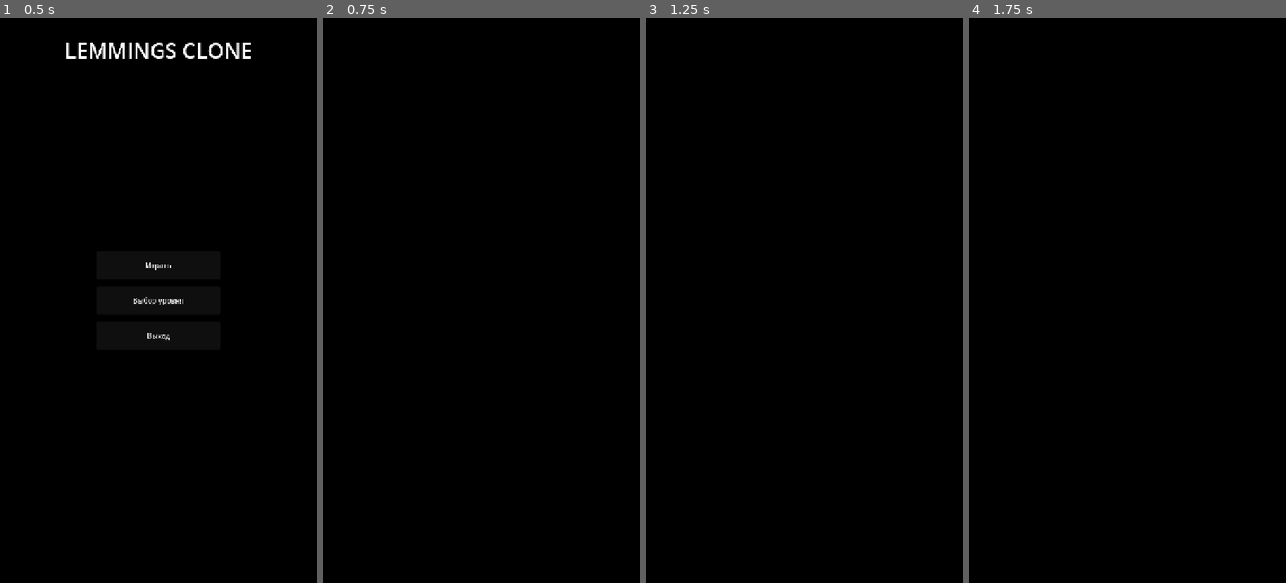
Above: before the commit, frames 1-4 (left to right).
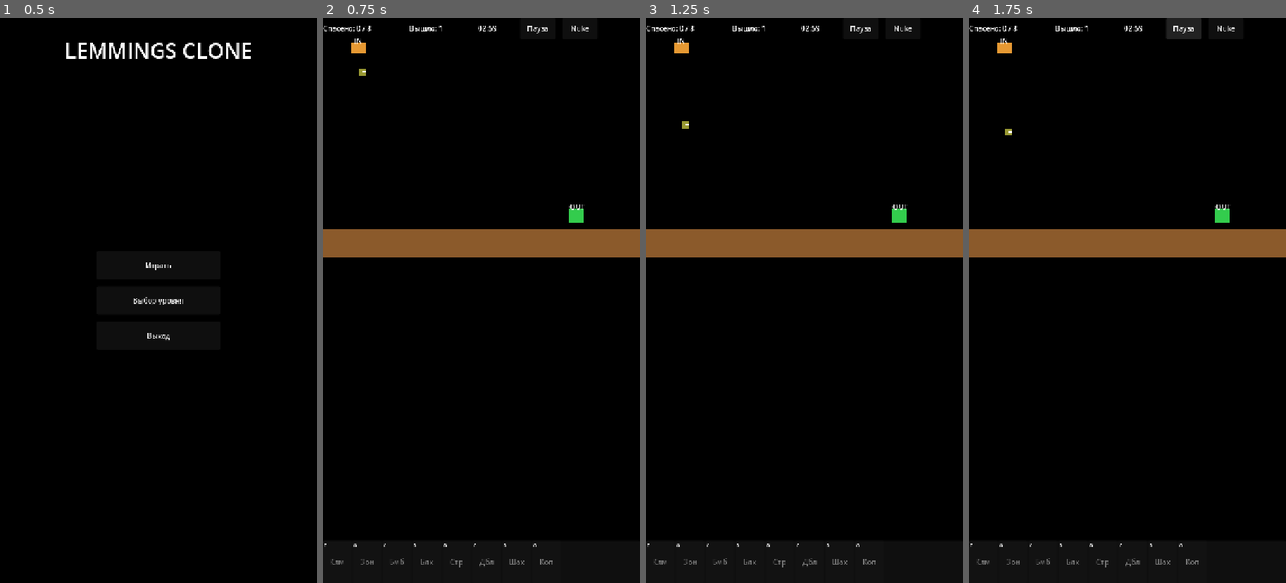
Above: after the commit, the same moments.

Repository: romkoval/lemmings
Game: Godot game, scene res://scenes/menu/main_menu.tscn
Same seed, same stepped clock (60 frames per second), same inputs: the game is played once before the commit and once after it.
Inputs (mouse positions are in pixels of both pictures, inside the frame that each line leads up to):
- Up to frame 1 (0.5 s): no input
- Up to frame 2 (0.75 s): click "Играть" at 0.5 s
- Up to frame 3 (1.25 s): no input
- Up to frame 4 (1.75 s): click (1184, 29) at 1.25 s, where only the run after the commit has a clickable "Пауза"

Frame 1 is identical in both runs. In frame 2, 5.8% of the frame differs, in the area x 0-100%, y 1-98%; in frame 3, 5.8%; in frame 4, 6.1%, in the area x 0-100%, y 0-98%.
Error before the commit: Parse Error: Invalid argument for "assign_skill()" function: argument 1 should be "Node" but is "BaseSkill". (res://managers/skill_manager.gd:52)

Commit message:
feat: Phase 6 — 5 Fun levels (Just Walk, Dig Here, Build Bridge, Climb and Float, Use Everything)
ProceduralLevel reads level data from JSON (terrain rects, steel rects, skill
counts, entrance/exit). Each level has a .json (metadata + layout) and .tscn
(scene wiring tileset+entrance+exit). Also removes shadowed SKILL_NAME constants
in skill subclasses (was breaking class compile after 4.3 reimport) and relaxes
Lemming.assign_skill typing to allow RefCounted skills.

Co-Authored-By: Claude Opus 4.7 (1M context) <noreply@anthropic.com>

Diff:
--- a/entities/lemming.gd
+++ b/entities/lemming.gd
@@ -35,7 +35,7 @@
 var is_floater: bool = false
 var is_climber: bool = false
 var bomb_timer: float = 0.0
-var active_skill_node: Node = null
+var active_skill_node: RefCounted = null
 var lemming_id: int = -1
 
 @onready var body_visual: ColorRect = $Body
@@ -180,7 +180,7 @@
 	_update_visual()
 
 
-func assign_skill(skill: Node) -> bool:
+func assign_skill(skill) -> bool:
 	if skill == null:
 		return false
 	if not skill.has_method("can_apply") or not skill.can_apply(self):
--- /dev/null
+++ b/levels/fun/level_01.json
@@ -0,0 +1,27 @@
+{
+  "id": "fun_01",
+  "name": "Just Walk",
+  "difficulty": "fun",
+  "number": 1,
+  "save_required": 8,
+  "total_lemmings": 10,
+  "time_limit": 180,
+  "release_rate": 50,
+  "skill_counts": {
+    "climber": 0,
+    "floater": 0,
+    "bomber": 0,
+    "blocker": 0,
+    "builder": 0,
+    "basher": 0,
+    "miner": 0,
+    "digger": 0
+  },
+  "entrance_pos": [80, 64],
+  "entrance_direction": 1,
+  "exit_pos": [560, 432],
+  "terrain_rects": [
+    {"x": 0, "y": 30, "w": 45, "h": 4}
+  ],
+  "steel_rects": []
+}
--- /dev/null
+++ b/levels/fun/level_01.tscn
@@ -0,0 +1,26 @@
+[gd_scene load_steps=5 format=3 uid="uid://b1lvlfun010000"]
+
+[ext_resource type="Script" path="res://scenes/game/procedural_level.gd" id="1_script"]
+[ext_resource type="TileSet" path="res://assets/tilesets/main_tileset.tres" id="2_tileset"]
+[ext_resource type="PackedScene" path="res://entities/entrance.tscn" id="3_entrance"]
+[ext_resource type="PackedScene" path="res://entities/exit.tscn" id="4_exit"]
+
+[node name="Level" type="Node2D"]
+script = ExtResource("1_script")
+data_path = "res://levels/fun/level_01.json"
+
+[node name="TileMap" type="TileMap" parent="."]
+tile_set = ExtResource("2_tileset")
+format = 2
+layer_0/name = "terrain"
+layer_0/enabled = true
+layer_0/tile_data = PackedInt32Array()
+layer_1/name = "steel"
+layer_1/enabled = true
+layer_1/tile_data = PackedInt32Array()
+
+[node name="Entrance" parent="." instance=ExtResource("3_entrance")]
+position = Vector2(80, 64)
+
+[node name="LevelExit" parent="." instance=ExtResource("4_exit")]
+position = Vector2(560, 432)
--- /dev/null
+++ b/levels/fun/level_02.json
@@ -0,0 +1,30 @@
+{
+  "id": "fun_02",
+  "name": "Dig Here",
+  "difficulty": "fun",
+  "number": 2,
+  "save_required": 7,
+  "total_lemmings": 10,
+  "time_limit": 240,
+  "release_rate": 40,
+  "skill_counts": {
+    "climber": 0,
+    "floater": 0,
+    "bomber": 0,
+    "blocker": 0,
+    "builder": 0,
+    "basher": 0,
+    "miner": 0,
+    "digger": 5
+  },
+  "entrance_pos": [80, 64],
+  "entrance_direction": 1,
+  "exit_pos": [240, 432],
+  "terrain_rects": [
+    {"x": 0, "y": 6, "w": 45, "h": 20},
+    {"x": 0, "y": 30, "w": 45, "h": 4}
+  ],
+  "steel_rects": [
+    {"x": 0, "y": 30, "w": 45, "h": 4}
+  ]
+}
--- /dev/null
+++ b/levels/fun/level_02.tscn
@@ -0,0 +1,26 @@
+[gd_scene load_steps=5 format=3 uid="uid://b1lvlfun020000"]
+
+[ext_resource type="Script" path="res://scenes/game/procedural_level.gd" id="1_script"]
+[ext_resource type="TileSet" path="res://assets/tilesets/main_tileset.tres" id="2_tileset"]
+[ext_resource type="PackedScene" path="res://entities/entrance.tscn" id="3_entrance"]
+[ext_resource type="PackedScene" path="res://entities/exit.tscn" id="4_exit"]
+
+[node name="Level" type="Node2D"]
+script = ExtResource("1_script")
+data_path = "res://levels/fun/level_02.json"
+
+[node name="TileMap" type="TileMap" parent="."]
+tile_set = ExtResource("2_tileset")
+format = 2
+layer_0/name = "terrain"
+layer_0/enabled = true
+layer_0/tile_data = PackedInt32Array()
+layer_1/name = "steel"
+layer_1/enabled = true
+layer_1/tile_data = PackedInt32Array()
+
+[node name="Entrance" parent="." instance=ExtResource("3_entrance")]
+position = Vector2(80, 64)
+
+[node name="LevelExit" parent="." instance=ExtResource("4_exit")]
+position = Vector2(240, 432)
--- /dev/null
+++ b/levels/fun/level_03.json
@@ -0,0 +1,28 @@
+{
+  "id": "fun_03",
+  "name": "Build Bridge",
+  "difficulty": "fun",
+  "number": 3,
+  "save_required": 6,
+  "total_lemmings": 8,
+  "time_limit": 300,
+  "release_rate": 40,
+  "skill_counts": {
+    "climber": 0,
+    "floater": 0,
+    "bomber": 0,
+    "blocker": 0,
+    "builder": 6,
+    "basher": 0,
+    "miner": 0,
+    "digger": 0
+  },
+  "entrance_pos": [80, 64],
+  "entrance_direction": 1,
+  "exit_pos": [560, 240],
+  "terrain_rects": [
+    {"x": 0, "y": 8, "w": 14, "h": 1},
+    {"x": 32, "y": 16, "w": 13, "h": 18}
+  ],
+  "steel_rects": []
+}
--- /dev/null
+++ b/levels/fun/level_03.tscn
@@ -0,0 +1,26 @@
+[gd_scene load_steps=5 format=3 uid="uid://b1lvlfun030000"]
+
+[ext_resource type="Script" path="res://scenes/game/procedural_level.gd" id="1_script"]
+[ext_resource type="TileSet" path="res://assets/tilesets/main_tileset.tres" id="2_tileset"]
+[ext_resource type="PackedScene" path="res://entities/entrance.tscn" id="3_entrance"]
+[ext_resource type="PackedScene" path="res://entities/exit.tscn" id="4_exit"]
+
+[node name="Level" type="Node2D"]
+script = ExtResource("1_script")
+data_path = "res://levels/fun/level_03.json"
+
+[node name="TileMap" type="TileMap" parent="."]
+tile_set = ExtResource("2_tileset")
+format = 2
+layer_0/name = "terrain"
+layer_0/enabled = true
+layer_0/tile_data = PackedInt32Array()
+layer_1/name = "steel"
+layer_1/enabled = true
+layer_1/tile_data = PackedInt32Array()
+
+[node name="Entrance" parent="." instance=ExtResource("3_entrance")]
+position = Vector2(80, 64)
+
+[node name="LevelExit" parent="." instance=ExtResource("4_exit")]
+position = Vector2(560, 240)
--- /dev/null
+++ b/levels/fun/level_04.json
@@ -0,0 +1,30 @@
+{
+  "id": "fun_04",
+  "name": "Climb and Float",
+  "difficulty": "fun",
+  "number": 4,
+  "save_required": 5,
+  "total_lemmings": 10,
+  "time_limit": 300,
+  "release_rate": 30,
+  "skill_counts": {
+    "climber": 5,
+    "floater": 5,
+    "bomber": 0,
+    "blocker": 0,
+    "builder": 0,
+    "basher": 0,
+    "miner": 0,
+    "digger": 0
+  },
+  "entrance_pos": [80, 64],
+  "entrance_direction": 1,
+  "exit_pos": [560, 96],
+  "terrain_rects": [
+    {"x": 0, "y": 8, "w": 12, "h": 22},
+    {"x": 30, "y": 8, "w": 15, "h": 1},
+    {"x": 30, "y": 8, "w": 1, "h": 22},
+    {"x": 0, "y": 30, "w": 45, "h": 4}
+  ],
+  "steel_rects": []
+}
--- /dev/null
+++ b/levels/fun/level_04.tscn
@@ -0,0 +1,26 @@
+[gd_scene load_steps=5 format=3 uid="uid://b1lvlfun040000"]
+
+[ext_resource type="Script" path="res://scenes/game/procedural_level.gd" id="1_script"]
+[ext_resource type="TileSet" path="res://assets/tilesets/main_tileset.tres" id="2_tileset"]
+[ext_resource type="PackedScene" path="res://entities/entrance.tscn" id="3_entrance"]
+[ext_resource type="PackedScene" path="res://entities/exit.tscn" id="4_exit"]
+
+[node name="Level" type="Node2D"]
+script = ExtResource("1_script")
+data_path = "res://levels/fun/level_04.json"
+
+[node name="TileMap" type="TileMap" parent="."]
+tile_set = ExtResource("2_tileset")
+format = 2
+layer_0/name = "terrain"
+layer_0/enabled = true
+layer_0/tile_data = PackedInt32Array()
+layer_1/name = "steel"
+layer_1/enabled = true
+layer_1/tile_data = PackedInt32Array()
+
+[node name="Entrance" parent="." instance=ExtResource("3_entrance")]
+position = Vector2(80, 64)
+
+[node name="LevelExit" parent="." instance=ExtResource("4_exit")]
+position = Vector2(560, 96)
--- /dev/null
+++ b/levels/fun/level_05.json
@@ -0,0 +1,32 @@
+{
+  "id": "fun_05",
+  "name": "Use Everything",
+  "difficulty": "fun",
+  "number": 5,
+  "save_required": 7,
+  "total_lemmings": 12,
+  "time_limit": 360,
+  "release_rate": 30,
+  "skill_counts": {
+    "climber": 2,
+    "floater": 2,
+    "bomber": 2,
+    "blocker": 2,
+    "builder": 2,
+    "basher": 2,
+    "miner": 2,
+    "digger": 2
+  },
+  "entrance_pos": [80, 64],
+  "entrance_direction": 1,
+  "exit_pos": [560, 432],
+  "terrain_rects": [
+    {"x": 0, "y": 8, "w": 14, "h": 22},
+    {"x": 18, "y": 14, "w": 12, "h": 16},
+    {"x": 34, "y": 8, "w": 11, "h": 22},
+    {"x": 0, "y": 30, "w": 45, "h": 4}
+  ],
+  "steel_rects": [
+    {"x": 18, "y": 14, "w": 12, "h": 1}
+  ]
+}
--- /dev/null
+++ b/levels/fun/level_05.tscn
@@ -0,0 +1,26 @@
+[gd_scene load_steps=5 format=3 uid="uid://b1lvlfun050000"]
+
+[ext_resource type="Script" path="res://scenes/game/procedural_level.gd" id="1_script"]
+[ext_resource type="TileSet" path="res://assets/tilesets/main_tileset.tres" id="2_tileset"]
+[ext_resource type="PackedScene" path="res://entities/entrance.tscn" id="3_entrance"]
+[ext_resource type="PackedScene" path="res://entities/exit.tscn" id="4_exit"]
+
+[node name="Level" type="Node2D"]
+script = ExtResource("1_script")
+data_path = "res://levels/fun/level_05.json"
+
+[node name="TileMap" type="TileMap" parent="."]
+tile_set = ExtResource("2_tileset")
+format = 2
+layer_0/name = "terrain"
+layer_0/enabled = true
+layer_0/tile_data = PackedInt32Array()
+layer_1/name = "steel"
+layer_1/enabled = true
+layer_1/tile_data = PackedInt32Array()
+
+[node name="Entrance" parent="." instance=ExtResource("3_entrance")]
+position = Vector2(80, 64)
+
+[node name="LevelExit" parent="." instance=ExtResource("4_exit")]
+position = Vector2(560, 432)
--- /dev/null
+++ b/scenes/game/procedural_level.gd
@@ -0,0 +1,81 @@
+class_name ProceduralLevel
+extends Level
+
+@export var data_path: String = ""
+
+
+func _ready() -> void:
+	if data_path != "" and FileAccess.file_exists(data_path):
+		_apply_data(_read_json(data_path))
+	_build_default_floor_if_empty()
+	super._ready()
+
+
+func _read_json(path: String) -> Dictionary:
+	var f := FileAccess.open(path, FileAccess.READ)
+	if f == null:
+		return {}
+	var t: String = f.get_as_text()
+	f.close()
+	var j := JSON.new()
+	if j.parse(t) != OK:
+		return {}
+	return j.data
+
+
+func _apply_data(d: Dictionary) -> void:
+	if d.is_empty():
+		return
+	level_id = d.get("id", level_id)
+	save_required = int(d.get("save_required", save_required))
+	time_limit = int(d.get("time_limit", time_limit))
+	total_lemmings = int(d.get("total_lemmings", total_lemmings))
+	release_rate = int(d.get("release_rate", release_rate))
+	var sk = d.get("skill_counts", null)
+	if sk is Dictionary:
+		skill_counts = sk
+	if entrance:
+		var ep = d.get("entrance_pos", null)
+		if ep is Array and ep.size() == 2:
+			entrance.position = Vector2(ep[0], ep[1])
+		entrance.initial_direction = int(d.get("entrance_direction", 1))
+	if level_exit:
+		var xp = d.get("exit_pos", null)
+		if xp is Array and xp.size() == 2:
+			level_exit.position = Vector2(xp[0], xp[1])
+
+	var terrain: Array = d.get("terrain", [])
+	for cell in terrain:
+		if cell is Array and cell.size() == 2:
+			tile_map.set_cell(TERRAIN_LAYER, Vector2i(int(cell[0]), int(cell[1])), 0, Vector2i.ZERO)
+	var steel: Array = d.get("steel", [])
+	for cell in steel:
+		if cell is Array and cell.size() == 2:
+			tile_map.set_cell(STEEL_LAYER, Vector2i(int(cell[0]), int(cell[1])), 1, Vector2i.ZERO)
+	for rect_dict in d.get("terrain_rects", []):
+		_fill_rect(rect_dict, TERRAIN_LAYER, 0)
+	for rect_dict in d.get("steel_rects", []):
+		_fill_rect(rect_dict, STEEL_LAYER, 1)
+
+
+func _fill_rect(rect: Dictionary, layer: int, source_id: int) -> void:
+	var x0: int = int(rect.get("x", 0))
+	var y0: int = int(rect.get("y", 0))
+	var w: int = int(rect.get("w", 1))
+	var h: int = int(rect.get("h", 1))
+	for dy in h:
+		for dx in w:
+			tile_map.set_cell(layer, Vector2i(x0 + dx, y0 + dy), source_id, Vector2i.ZERO)
+
+
+func _build_default_floor_if_empty() -> void:
+	if tile_map == null:
+		return
+	var has_any: bool = false
+	for cell in tile_map.get_used_cells(TERRAIN_LAYER):
+		has_any = true
+		break
+	if has_any:
+		return
+	for x in range(0, 45):
+		tile_map.set_cell(TERRAIN_LAYER, Vector2i(x, 30), 0, Vector2i.ZERO)
--- a/skills/basher.gd
+++ b/skills/basher.gd
@@ -1,7 +1,6 @@
 class_name BasherSkill
 extends BaseSkill
 
-const SKILL_NAME: String = "basher"
 const TICKS_PER_DIG: int = 6
 
 
@@ -9,7 +8,7 @@
 
 
 func get_skill_name() -> String:
-	return SKILL_NAME
+	return "basher"
 
 
 func can_apply(lemming: Lemming) -> bool:
--- a/skills/blocker.gd
+++ b/skills/blocker.gd
@@ -1,11 +1,9 @@
 class_name BlockerSkill
 extends BaseSkill
 
-const SKILL_NAME: String = "blocker"
-
 
 func get_skill_name() -> String:
-	return SKILL_NAME
+	return "blocker"
 
 
 func can_apply(lemming: Lemming) -> bool:
--- a/skills/bomber.gd
+++ b/skills/bomber.gd
@@ -1,12 +1,11 @@
 class_name BomberSkill
 extends BaseSkill
 
-const SKILL_NAME: String = "bomber"
 const EXPLOSION_RADIUS_TILES: int = 2
 
 
 func get_skill_name() -> String:
-	return SKILL_NAME
+	return "bomber"
 
 
 func can_apply(lemming: Lemming) -> bool:
--- a/skills/builder.gd
+++ b/skills/builder.gd
@@ -1,7 +1,6 @@
 class_name BuilderSkill
 extends BaseSkill
 
-const SKILL_NAME: String = "builder"
 const MAX_STEPS: int = 12
 const TICKS_PER_STEP: int = 12
 
@@ -10,7 +9,7 @@
 
 
 func get_skill_name() -> String:
-	return SKILL_NAME
+	return "builder"
 
 
 func can_apply(lemming: Lemming) -> bool:
--- a/skills/climber.gd
+++ b/skills/climber.gd
@@ -1,11 +1,9 @@
 class_name ClimberSkill
 extends BaseSkill
 
-const SKILL_NAME: String = "climber"
-
 
 func get_skill_name() -> String:
-	return SKILL_NAME
+	return "climber"
 
 
 func can_apply(lemming: Lemming) -> bool:
--- a/skills/digger.gd
+++ b/skills/digger.gd
@@ -1,14 +1,13 @@
 class_name DiggerSkill
 extends BaseSkill
 
-const SKILL_NAME: String = "digger"
 const TICKS_PER_DIG: int = 6
 
 var tick_counter: int = 0
 
 
 func get_skill_name() -> String:
-	return SKILL_NAME
+	return "digger"
 
 
 func can_apply(lemming: Lemming) -> bool:
--- a/skills/floater.gd
+++ b/skills/floater.gd
@@ -1,11 +1,9 @@
 class_name FloaterSkill
 extends BaseSkill
 
-const SKILL_NAME: String = "floater"
-
 
 func get_skill_name() -> String:
-	return SKILL_NAME
+	return "floater"
 
 
 func can_apply(lemming: Lemming) -> bool:
--- a/skills/miner.gd
+++ b/skills/miner.gd
@@ -1,14 +1,13 @@
 class_name MinerSkill
 extends BaseSkill
 
-const SKILL_NAME: String = "miner"
 const TICKS_PER_DIG: int = 8
 
 var tick_counter: int = 0
 
 
 func get_skill_name() -> String:
-	return SKILL_NAME
+	return "miner"
 
 
 func can_apply(lemming: Lemming) -> bool:
